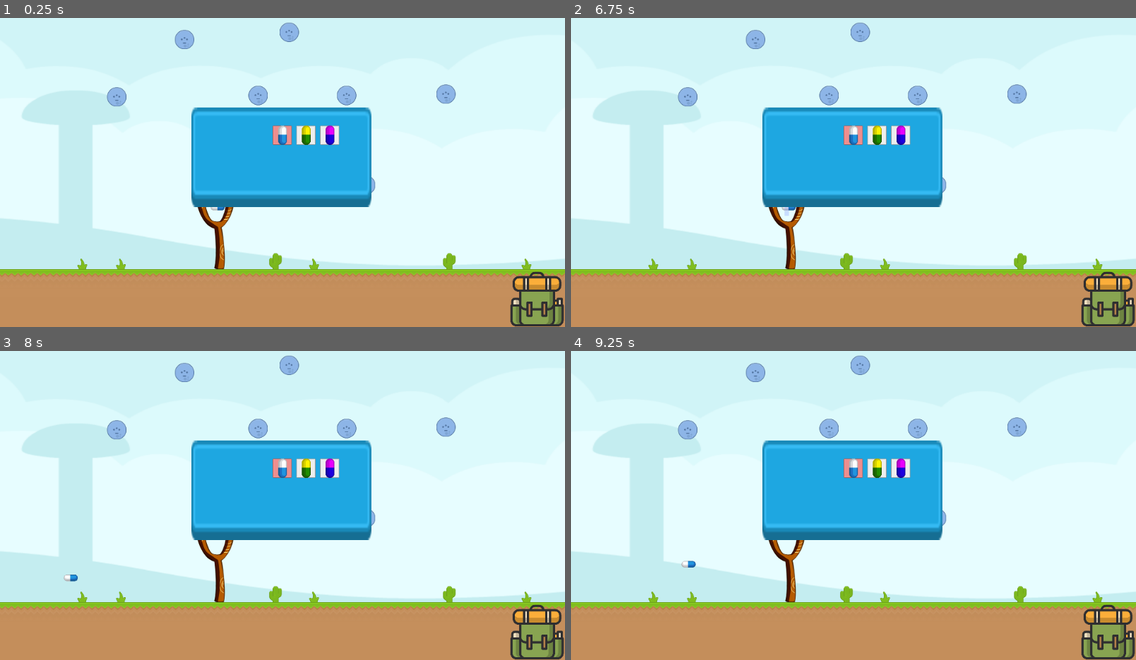
Above: before the commit, frames 1-4 (two rows, left to right).
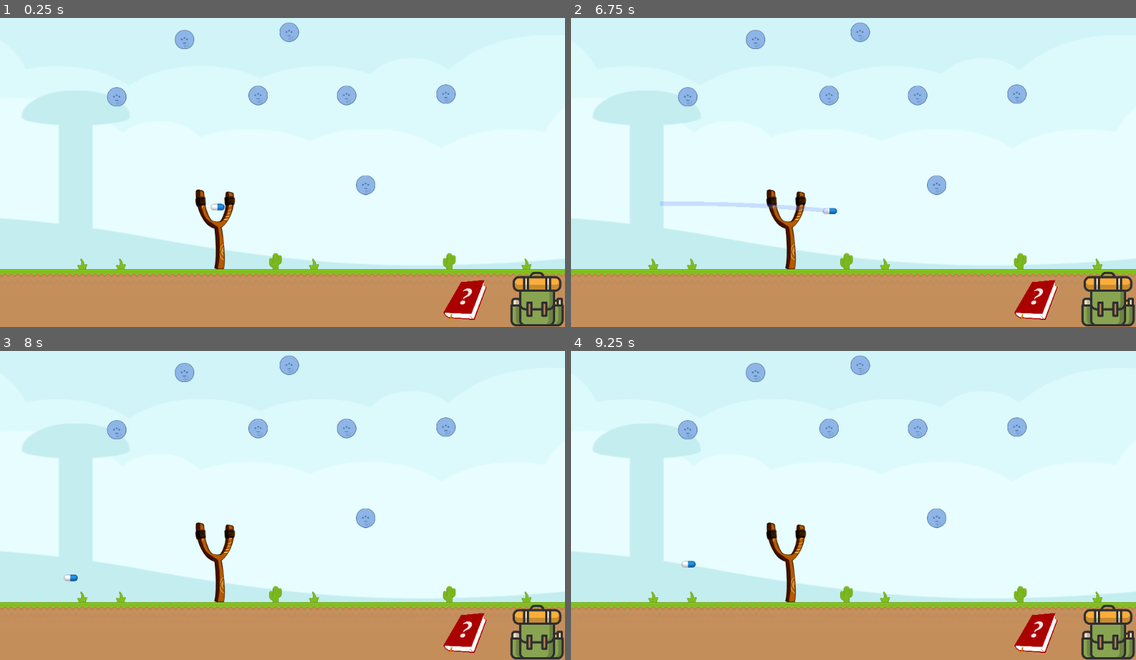
Above: after the commit, the same moments.

Repository: kleimaj/slingshot
Game: Godot game, scene res://Scenes/Level.tscn
Same seed, same stepped clock (60 frames per second), same inputs: the game is played once before the commit and once after it.
Inputs (mouse positions are in pixels of both pictures, inside the frame that each line leads up to):
- Up to frame 1 (0.25 s): no input
- Up to frame 2 (6.75 s): click (1107, 299) at 0.52 s; click (1107, 299) at 1.27 s; click (1034, 299) at 2.02 s; click (1107, 299) at 2.77 s; click (1034, 299) at 3.52 s; click (1107, 299) at 4.27 s; click (1034, 299) at 5.02 s; tap Enter at 5.75 s; move the mouse to (977, 144) at 5.77 s; click (977, 144) at 5.92 s; tap Space at 6.5 s; drag from (740, 178) to (1017, 95) at 6.52 s
- Up to frame 3 (8 s): move the mouse to (339, 422) at 7.27 s; click (339, 422) at 7.42 s
- Up to frame 4 (9.25 s): drag from (825, 561) to (1017, 428) at 8.02 s; move the mouse to (1023, 545) at 8.77 s; click (1023, 545) at 8.92 s

The runs differ from the first frame. In frame 1, 11% of the frame differs, in the area x 33-87%, y 28-98%; in frame 2, 11%, in the area x 15-87%, y 28-98%; in frame 3, 11%; in frame 4, 11%.

Commit message:
adds texture buttons to toggle inventory

Diff:
--- a/Scenes/Level.tscn
+++ b/Scenes/Level.tscn
@@ -9,6 +9,7 @@
 [ext_resource path="res://GFX/backpack.png" type="Texture" id=7]
 [ext_resource path="res://GFX/kenney_physicsAssets_v2/PNG/Backgrounds/blue_shroom.png" type="Texture" id=8]
 [ext_resource path="res://UI/UI.gd" type="Script" id=9]
+[ext_resource path="res://GFX/book.png" type="Texture" id=10]
 
 [sub_resource type="ConvexPolygonShape2D" id=1]
 points = PoolVector2Array( 0, 0, 70, 0, 70, 70, 0, 70 )
@@ -196,7 +197,7 @@
 
 [node name="Inventory" parent="UI/CanvasLayer" instance=ExtResource( 2 )]
 
-[node name="TextureButton" type="TextureButton" parent="UI/CanvasLayer"]
+[node name="BackpackButton" type="TextureButton" parent="UI/CanvasLayer"]
 anchor_left = 1.0
 anchor_top = 1.0
 anchor_right = 1.0
@@ -208,3 +209,18 @@
 __meta__ = {
 "_edit_use_anchors_": false
 }
+
+[node name="BookButton" type="TextureButton" parent="UI/CanvasLayer"]
+anchor_left = 0.823
+anchor_top = 1.0
+anchor_right = 0.823
+anchor_bottom = 1.0
+margin_left = -51.1048
+margin_top = -96.0
+margin_right = 50.8952
+texture_normal = ExtResource( 10 )
+expand = true
+__meta__ = {
+"_edit_use_anchors_": false
+}
+[connection signal="pressed" from="UI/CanvasLayer/BackpackButton" to="UI" method="_on_BackpackButton_pressed"]
--- a/UI/UI.gd
+++ b/UI/UI.gd
@@ -1,3 +1,13 @@
 extends Control
 
 var inventoryIsOpen = false
+
+func _ready():
+	set_inventory()
+
+func _on_BackpackButton_pressed():
+	inventoryIsOpen = !inventoryIsOpen
+	set_inventory()
+
+func set_inventory():
+	$CanvasLayer/Inventory.visible = inventoryIsOpen
Not shown: 1 places in Scenes/Level.tscn that only renumber resources
